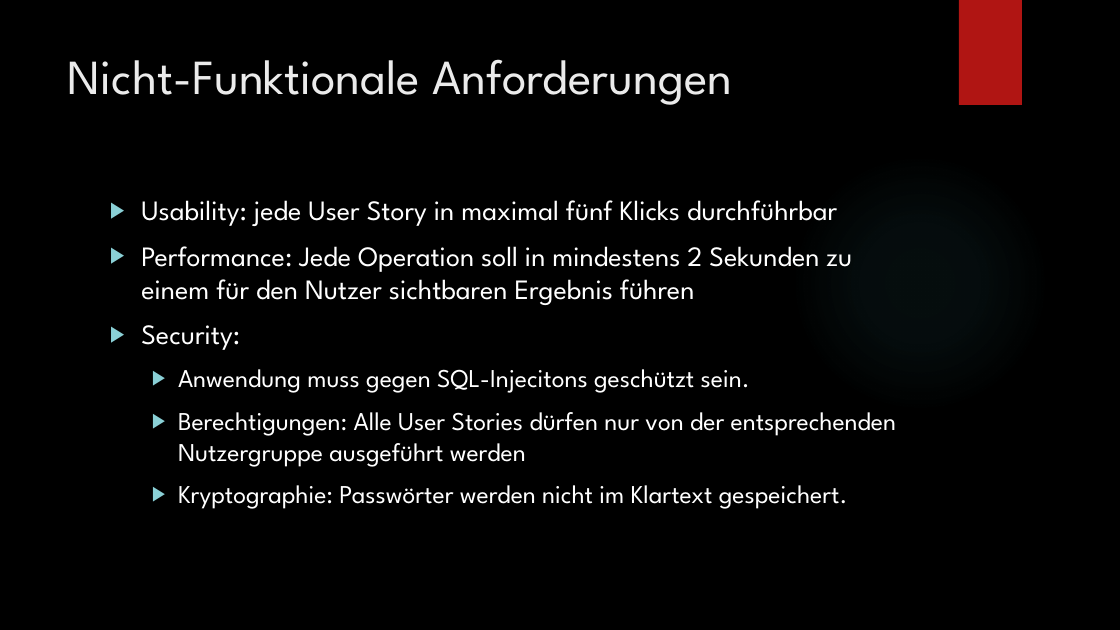
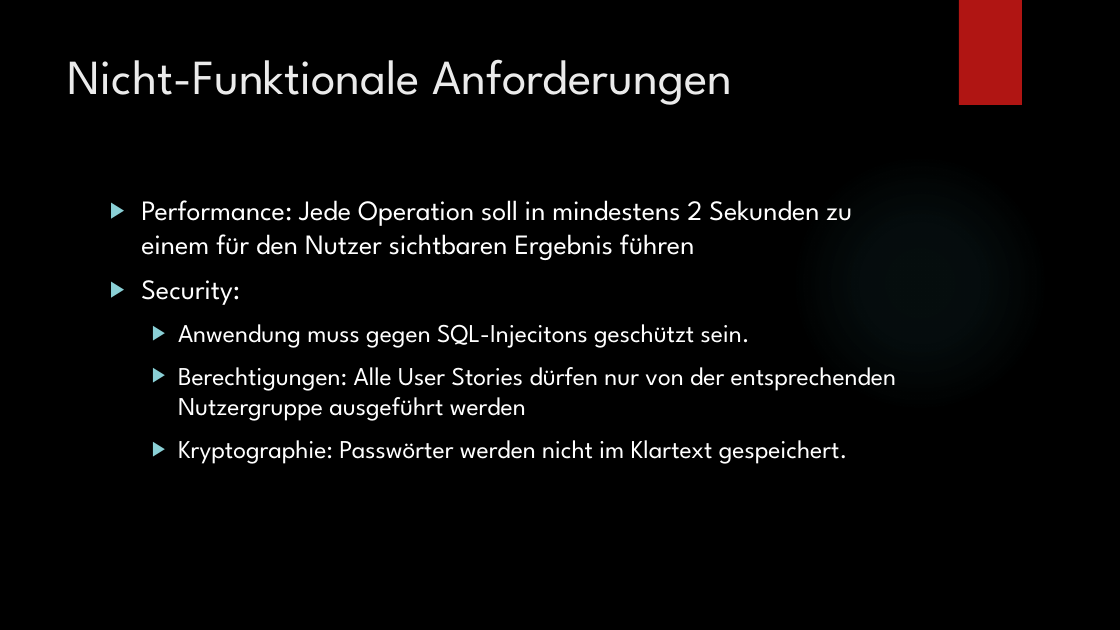
Before and after one commit to martin-kl/2017SS_SEPM_Ticketline, a slide deck: slide 7 of documents/MR1_presentation.pptx. Drawn at 1120x630 pixels with LibreOffice and Linux fonts; fonts in the diff are those of the drawing; background and template pictures are left out. Boxes give left, top, right and bottom in pixels: in the first picture for what was removed or moved away, otherwise in the second. Text is boxed around its words. In the diff, an @@ line names an element or a change of style, - is before the commit and + after.

```diff
--- a/documents/MR1_presentation.pptx
+++ b/documents/MR1_presentation.pptx
@@ text at box(141, 200, 837, 226): paragraph removed @@
-▶ Usability: jede User Story in maximal fünf Klicks durchführbar
```
Also in this commit, not shown: 1 other slide changed.
